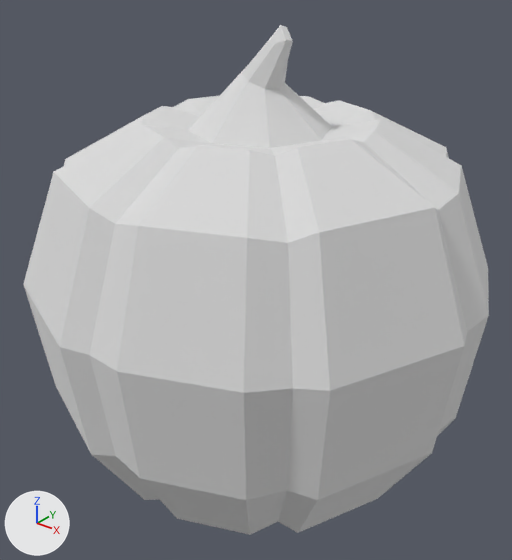
One commit to the glTF model models/ultimate-pack/low-poly-10/m/nature-pumkin.glb: the scene before it, then after it.
Rendered twice from a camera (50 mm lens) standing at (0.588, -0.723, 0.751) and looking at (0.017, -0.01, 0.308). Every picture has the same lights, and +X, +Y and +Z are marked at lower left. The older version comes first. Where no turn or scale is listed for an object, it has been applied to the vertices.

Objects in the first picture: 'pumkin'.
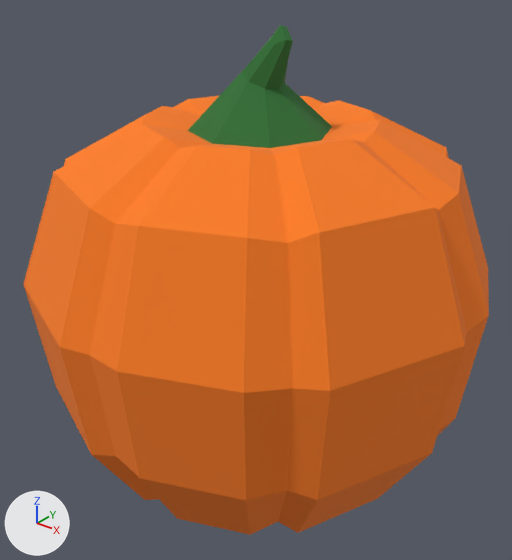
Pixel boxes [x1, y1, x2, y2] of what changed, in the pictures (512 x 560 px):
'pumkin', recoloured (white to orange): [23, 25, 489, 535] in both

The change in detail:
Material '28 ORANGE' (mat_28_orange) changes colour from white #e7e7e7 to orange #fc7d20; in linear values from (0.8, 0.8, 0.8) to (0.973, 0.205, 0.0144).
Material '35 GREEN-MEDIUM' (mat_35_green_medium) changes colour from white #e7e7e7 to dark green #307135; in linear values from (0.8, 0.8, 0.8) to (0.0296, 0.165, 0.0356).
